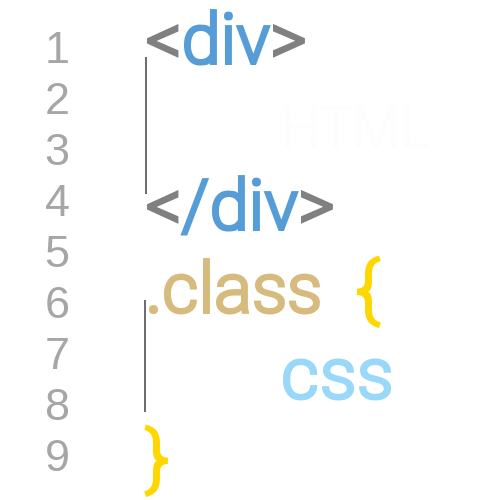
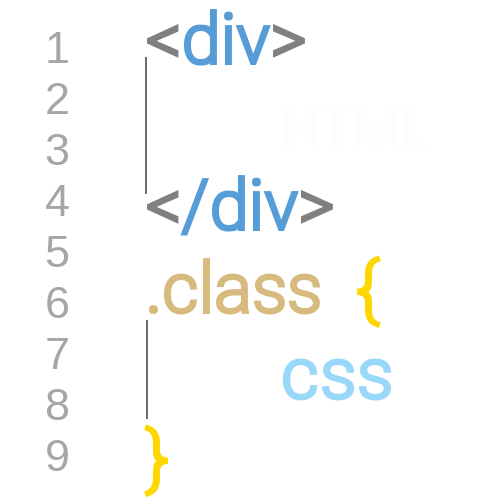
Revision of a layered w=500, h=500 image; what changed, layer by layer:
hid "Layer #1" over <box>144,300,146,412</box>
added layer "Layer #2" above "Background copy" over <box>146,320,148,419</box>
